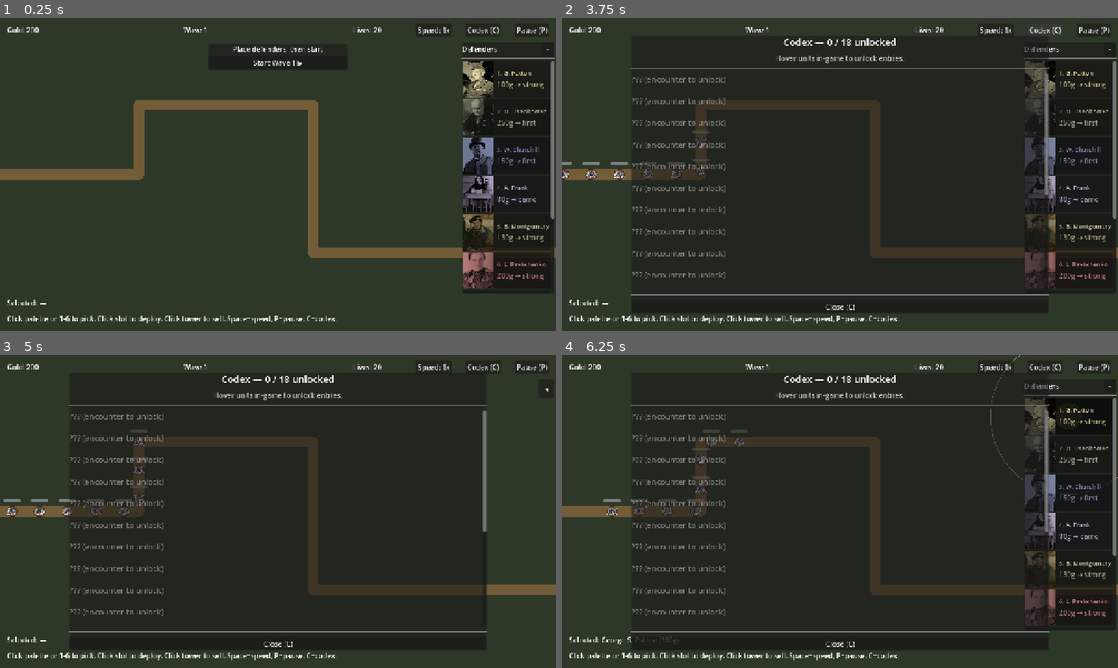
Above: before the commit, frames 1-4 (two rows, left to right).
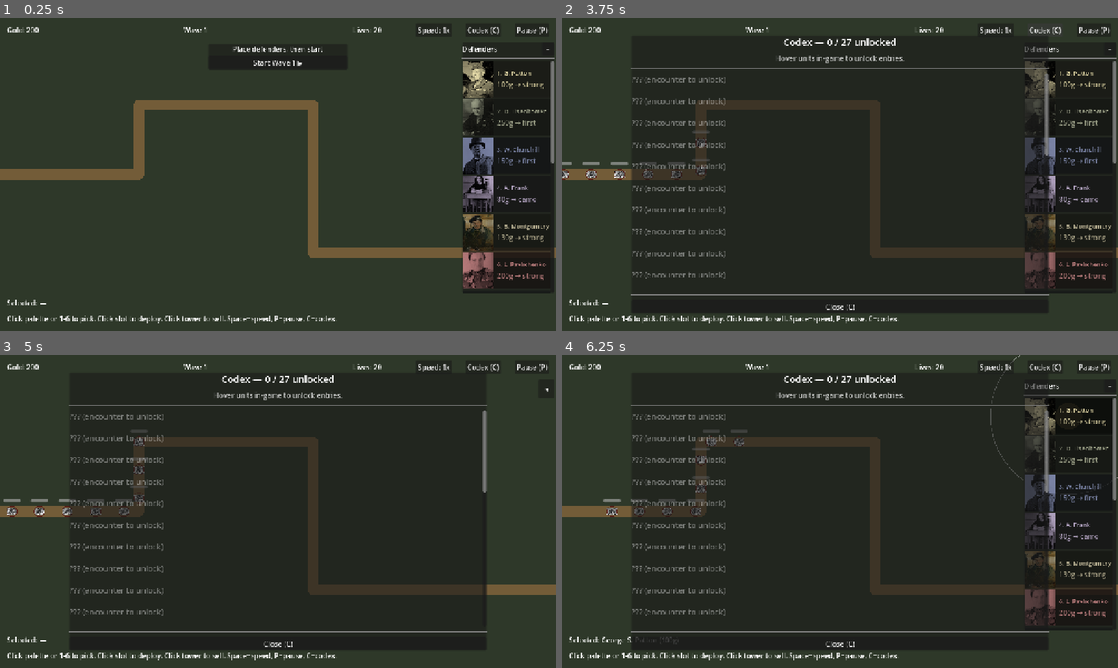
Above: after the commit, the same moments.

Repository: Josh-Buck/wwii-td
Game: Godot game, scene res://scenes/main/Main.tscn
The game is run twice, just before and just after one commit, with the same random seed, the same clock (stepped at 60 frames per second) and the same inputs.
Inputs (mouse positions are in pixels of both pictures, inside the frame that each line leads up to):
- Up to frame 1 (0.25 s): no input
- Up to frame 2 (3.75 s): click "Start Wave 1 ▶" at 0.5 s; click "Speed: 1x" at 1.25 s; click "Speed: 2x" at 2 s; click "Speed: 4x" at 2.75 s; click "Codex (C)" at 3.5 s
- Up to frame 3 (5 s): click "−" at 4.25 s
- Up to frame 4 (6.25 s): click "◂" at 5 s; click (1067, 417) at 5.77 s

The runs differ from the first frame. In frame 1, 0.1% of the frame differs, in the area x 99-100%, y 46-65%; in frame 2, 0.3%, in the area x 50-100%, y 6-65%; in frame 3, 0.1%; in frame 4, 0.3%.

Commit message:
M2: 5 v1+ bosses, 5 allied figures, 4 enemies, upgrade specials, shop drawer

Diff:
--- a/scenes/map/Map.gd
+++ b/scenes/map/Map.gd
@@ -47,6 +47,11 @@
 			load("res://data/towers/fdr.tres"),
 			load("res://data/towers/bletchley.tres"),
 			load("res://data/towers/airborne_101.tres"),
+			load("res://data/towers/audie_murphy.tres"),
+			load("res://data/towers/zhukov.tres"),
+			load("res://data/towers/rosie.tres"),
+			load("res://data/towers/lemay.tres"),
+			load("res://data/towers/tuskegee.tres"),
 		]
 	if enemy_set.is_empty():
 		enemy_set = {
@@ -59,6 +64,10 @@
 			&"mengele": load("res://data/enemies/mengele.tres"),
 			&"himmler": load("res://data/enemies/himmler.tres"),
 			&"tojo": load("res://data/enemies/tojo.tres"),
+			&"tiger_i": load("res://data/enemies/tiger_i.tres"),
+			&"waffen_ss": load("res://data/enemies/waffen_ss.tres"),
+			&"banzai": load("res://data/enemies/banzai.tres"),
+			&"bersaglieri": load("res://data/enemies/bersaglieri.tres"),
 		}
 	if available_bonds.is_empty():
 		available_bonds = [
--- a/scenes/map/maps/m0_field.tscn
+++ b/scenes/map/maps/m0_field.tscn
@@ -24,6 +24,15 @@
 [ext_resource type="Resource" path="res://data/enemies/mengele.tres" id="22_meng"]
 [ext_resource type="Resource" path="res://data/enemies/himmler.tres" id="23_himm"]
 [ext_resource type="Resource" path="res://data/enemies/tojo.tres" id="24_tojo"]
+[ext_resource type="Resource" path="res://data/towers/audie_murphy.tres" id="25_audie"]
+[ext_resource type="Resource" path="res://data/towers/zhukov.tres" id="26_zhukov"]
+[ext_resource type="Resource" path="res://data/towers/rosie.tres" id="27_rosie"]
+[ext_resource type="Resource" path="res://data/towers/lemay.tres" id="28_lemay"]
+[ext_resource type="Resource" path="res://data/towers/tuskegee.tres" id="29_tuskg"]
+[ext_resource type="Resource" path="res://data/enemies/tiger_i.tres" id="30_tiger"]
+[ext_resource type="Resource" path="res://data/enemies/waffen_ss.tres" id="31_ss"]
+[ext_resource type="Resource" path="res://data/enemies/banzai.tres" id="32_banzai"]
+[ext_resource type="Resource" path="res://data/enemies/bersaglieri.tres" id="33_bers"]
 
 [sub_resource type="Curve2D" id="curve"]
 _data = {
@@ -36,7 +45,7 @@
 
 [node name="M0Field" type="Node2D"]
 script = ExtResource("1_map")
-available_towers = [ExtResource("7_patton"), ExtResource("9_ …(148 unchanged characters)… _bletchley"), ExtResource("19_airborne")]
+available_towers = [ExtResource("7_patton"), ExtResource("9_ …(148 unchanged characters)… _bletchley"), ExtResource("19_airborne"), ExtResource("25_audie"), ExtResource("26_zhukov"), ExtResource("27_rosie"), ExtResource("28_lemay"), ExtResource("29_tuskg")]
 enemy_set = {
 &"wehrmacht_infantry": ExtResource("8_wm"),
 &"panzer_iii": ExtResource("12_panzer"),
@@ -46,7 +55,11 @@
 &"heydrich": ExtResource("21_heyd"),
 &"mengele": ExtResource("22_meng"),
 &"himmler": ExtResource("23_himm"),
-&"tojo": ExtResource("24_tojo")
+&"tojo": ExtResource("24_tojo"),
+&"tiger_i": ExtResource("30_tiger"),
+&"waffen_ss": ExtResource("31_ss"),
+&"banzai": ExtResource("32_banzai"),
+&"bersaglieri": ExtResource("33_bers")
 }
 tower_scene = ExtResource("4_tower")
 enemy_scene = ExtResource("5_enemy")
--- a/scenes/ui/HUD.gd
+++ b/scenes/ui/HUD.gd
@@ -88,6 +88,15 @@
 	"res://data/codex/mengele.tres",
 	"res://data/codex/himmler.tres",
 	"res://data/codex/tojo.tres",
+	"res://data/codex/audie_murphy.tres",
+	"res://data/codex/zhukov.tres",
+	"res://data/codex/rosie.tres",
+	"res://data/codex/lemay.tres",
+	"res://data/codex/tuskegee.tres",
+	"res://data/codex/tiger_i.tres",
+	"res://data/codex/waffen_ss.tres",
+	"res://data/codex/banzai.tres",
+	"res://data/codex/bersaglieri.tres",
 ]
 
 var _selected_tower: Node = null
--- a/scenes/ui/HUD.tscn
+++ b/scenes/ui/HUD.tscn
@@ -284,10 +284,10 @@
 [node name="ShopPanel" type="PanelContainer" parent="."]
 visible = false
 mouse_filter = 0
-offset_left = 200.0
+offset_left = 12.0
 offset_top = 60.0
-offset_right = 1080.0
-offset_bottom = 660.0
+offset_right = 432.0
+offset_bottom = 700.0
 
 [node name="VBox" type="VBoxContainer" parent="ShopPanel"]
 theme_override_constants/separation = 10
Not shown: 1 places in scenes/map/maps/m0_field.tscn that only renumber resources
